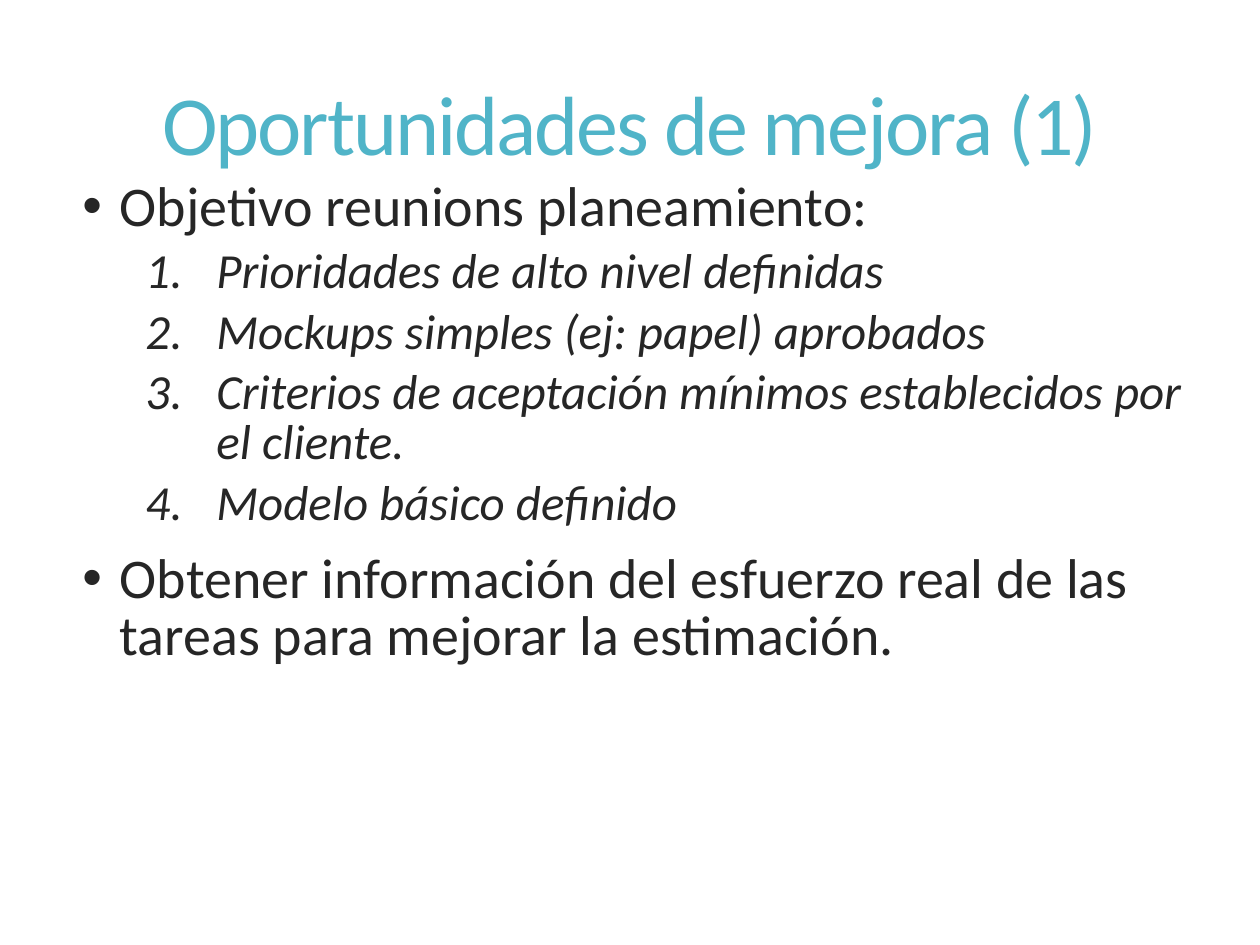
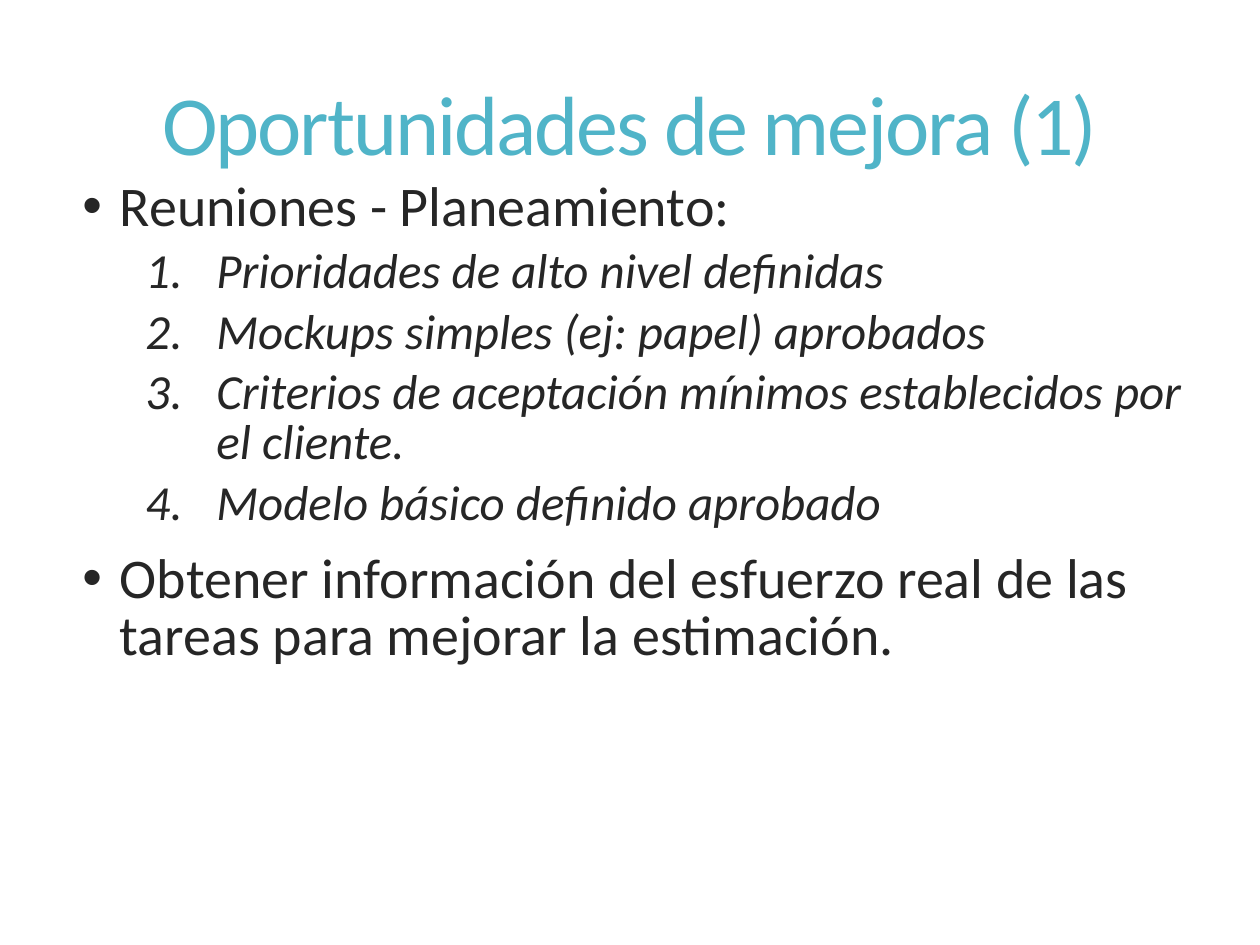
Before and after one commit to dschenkelman/a-malazan-wolvering, a slide deck: slide 9 of docs/Reuniones/Sprint 2/Reunion Formal 2013-09-30/Reunion formal 2013-09-30.pptx. Drawn at 1260x945 pixels with LibreOffice and Linux fonts; fonts in the diff are those of the drawing. Boxes give left, top, right and bottom in pixels: in the first picture for what was removed or moved away, otherwise in the second. Text is boxed around its words. In the diff, an @@ line names an element or a change of style, - is before the commit and + after.

Commit message:
#Fixed "Reunion Formal" Typos

```diff
--- a/docs/Reuniones/Sprint 2/Reunion Formal 2013-09-30/Reunion formal 2013-09-30.pptx
+++ b/docs/Reuniones/Sprint 2/Reunion Formal 2013-09-30/Reunion formal 2013-09-30.pptx
@@ text at [120,187,730,227]: text changed @@
-• Objetivo reunions planeamiento:
+• Reuniones - Planeamiento:
@@ text at [216,486,881,528]: text changed @@
-    4. Modelo básico definido
+    4. Modelo básico definido aprobado
```
Also in this commit, not shown: 2 other slides changed.
